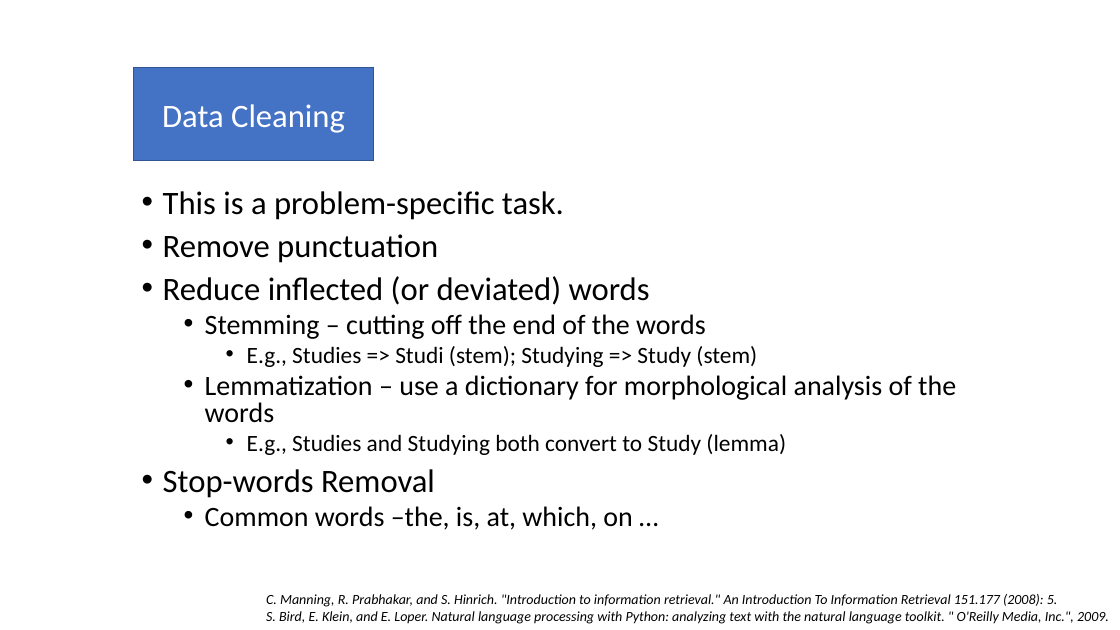
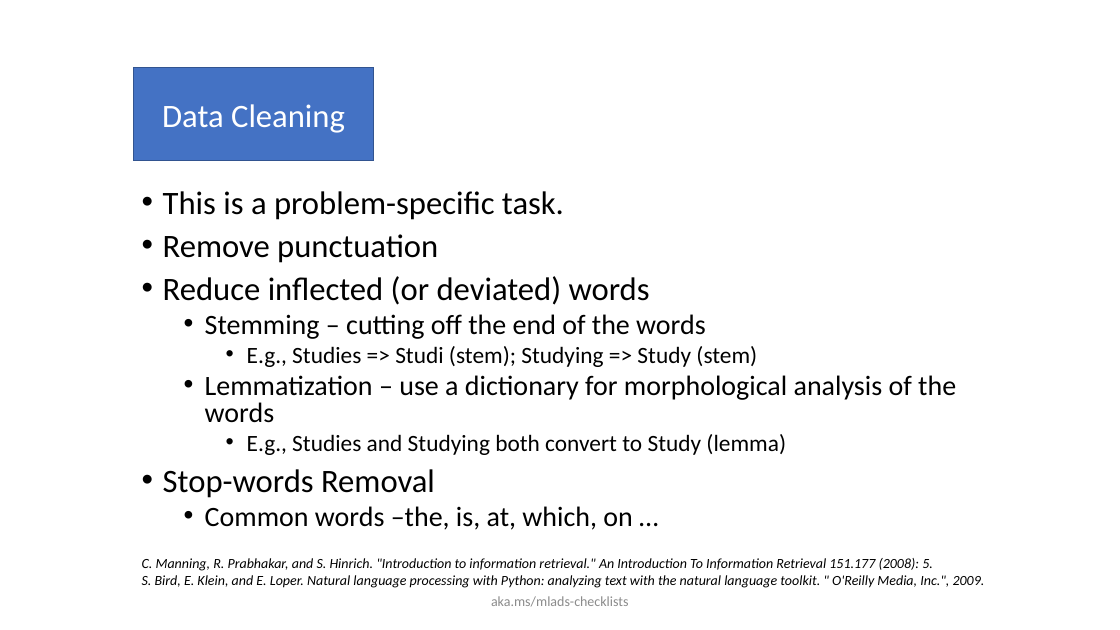
Before and after one commit to FarTaFar/MLADS19_DL4NLP, a slide deck: slide 8 of 41, Gururajan.pptx. Drawn at 1120x630 pixels with LibreOffice and Linux fonts; fonts in the diff are those of the drawing. Boxes give left, top, right and bottom in pixels: in the first picture for what was removed or moved away, otherwise in the second. Text is boxed around its words. In the diff, an @@ line names an element or a change of style, - is before the commit and + after.

```diff
--- a/41, Gururajan.pptx
+++ b/41, Gururajan.pptx
@@ text "C. Manning, R. Prabhakar, and ...": place and size @@
-text "C. Manning, R. Prabhakar, and ..." at bbox=[266, 594, 1109, 624]
+text "C. Manning, R. Prabhakar, and ..." at bbox=[142, 558, 985, 588]
@@ text added at bbox=[491, 596, 629, 606], 12 pt, text #8C8C8C @@
+aka.ms/mlads-checklists
```
Also in this commit, not shown: 25 other slides changed, 1 other file.
